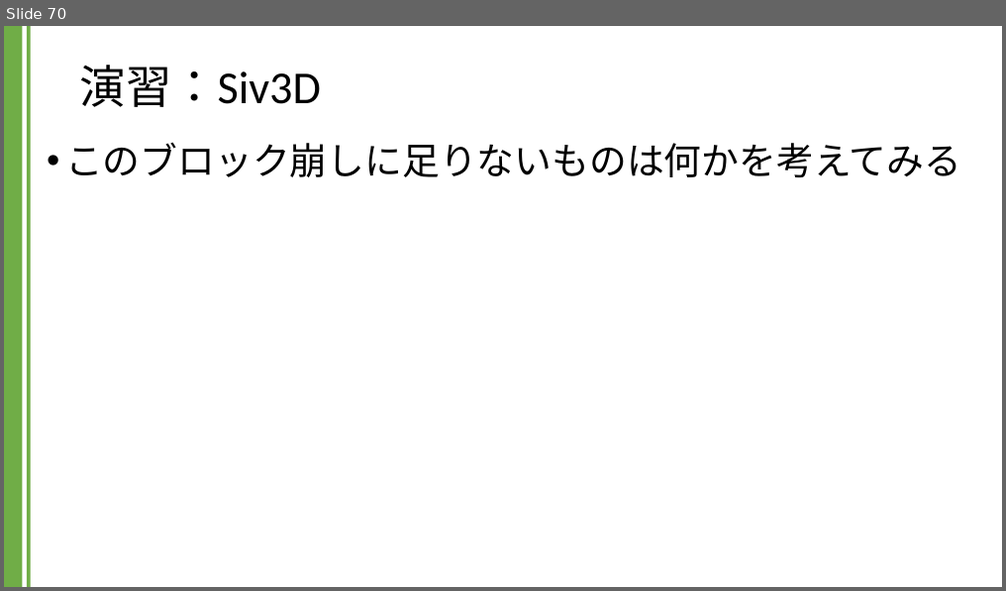
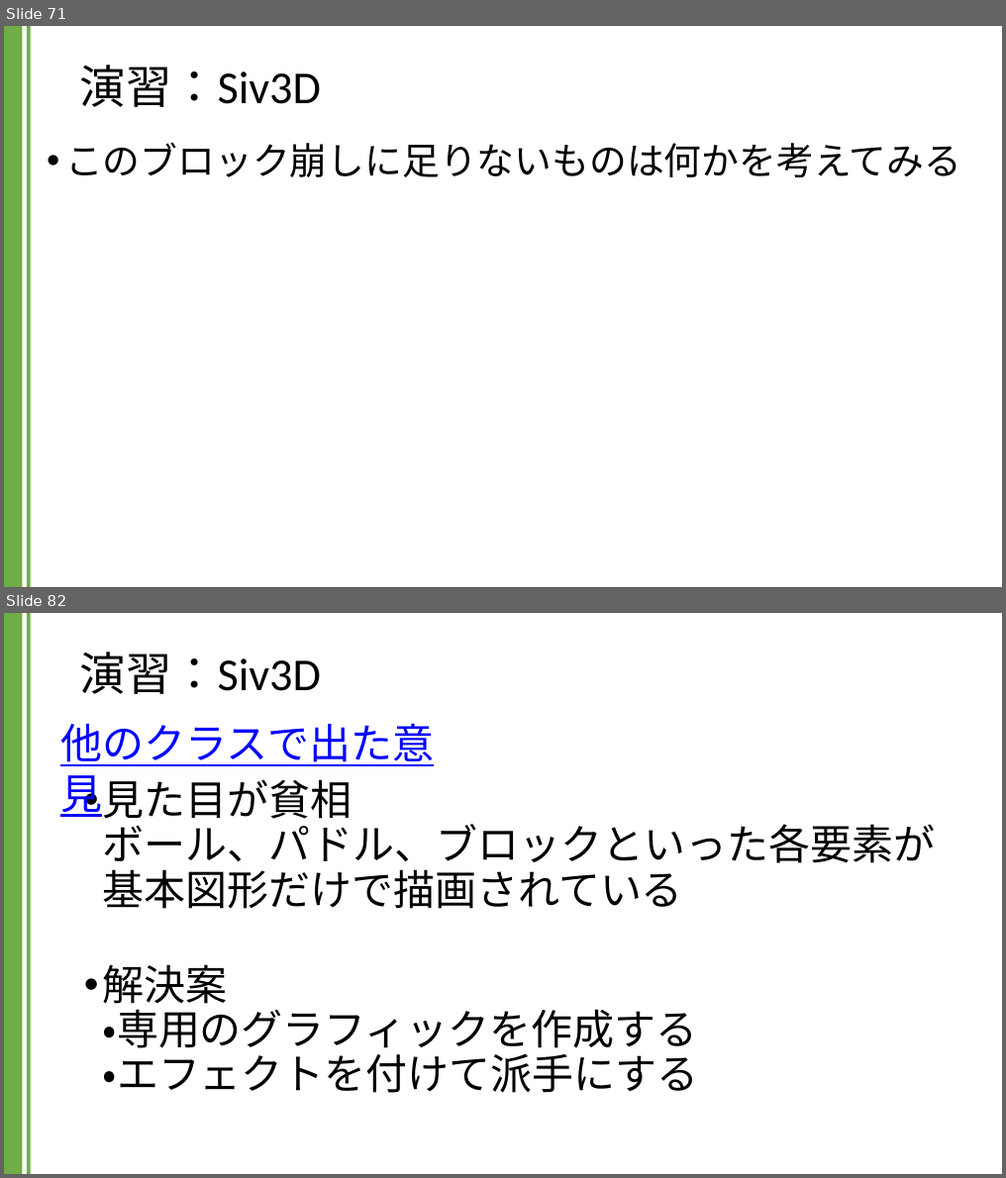
Before and after one commit to kic-murata/cpp2024, a slide deck: 授業資料/演習課題：Siv3D.pptx. Shown one above the other, each under a label of ours: slide 70 before the commit, slides 71 and 82 after it; the slides between them are not shown. The pictures are 1006x591 and 1006x1178 pixels, drawn with LibreOffice and Linux fonts; fonts in the diff are those of the drawing; background and template pictures are left out. Boxes give left, top, right and bottom in pixels: in the first picture for what was removed or moved away, otherwise in the second. Text is boxed around its words. In the diff, an @@ line names an element or a change of style, - is before the commit and + after.

```diff
--- a/授業資料/演習課題：Siv3D.pptx
+++ b/授業資料/演習課題：Siv3D.pptx
@@ slide 82 added at [4,613,1002,1174], background #FFFFFF; not listed: 2 template elements that a slide beside it also shows @@
@@ title added at [80,652,321,694], 44 pt, text #000000 @@
+演習：Siv3D
@@ text added at [60,723,434,766], 40 pt, text #0000FF, underline @@
+他のクラスで出た意見
@@ text added at [103,779,935,1093], 40 pt, text #000000 @@
+  • 見た目が貧相
+    ボール、パドル、ブロックといった各要素が
+    基本図形だけで描画されている
+  • 解決案
+    ・専用のグラフィックを作成する
+    ・エフェクトを付けて派手にする
@@ what was slide 70 is now slide 71 @@
```
Also in this commit, not shown: 7 slides changed, 11 other slides added.
